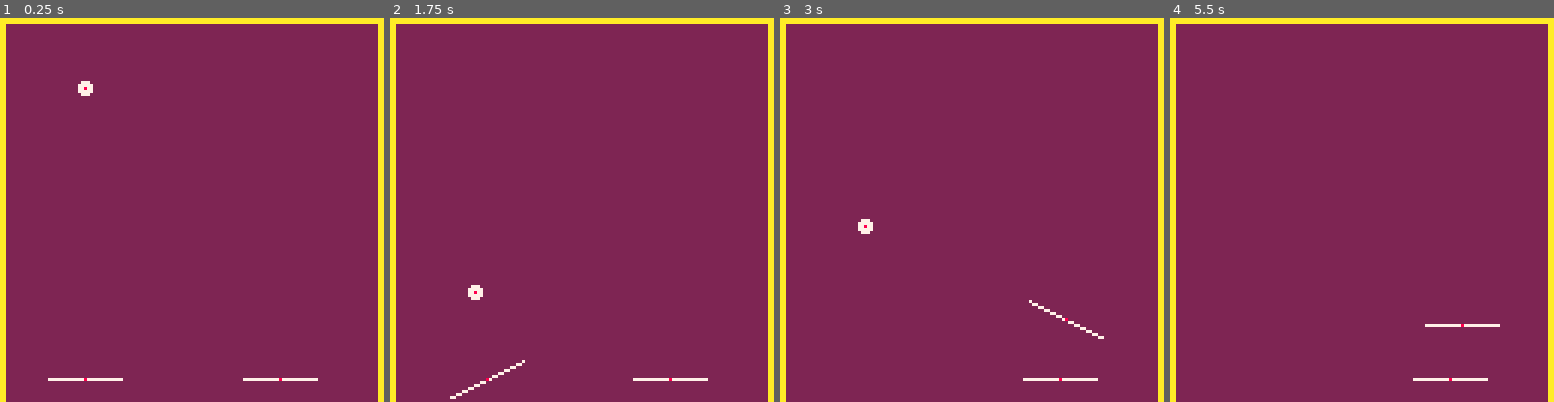
Above: before the commit, frames 1-4 (left to right).
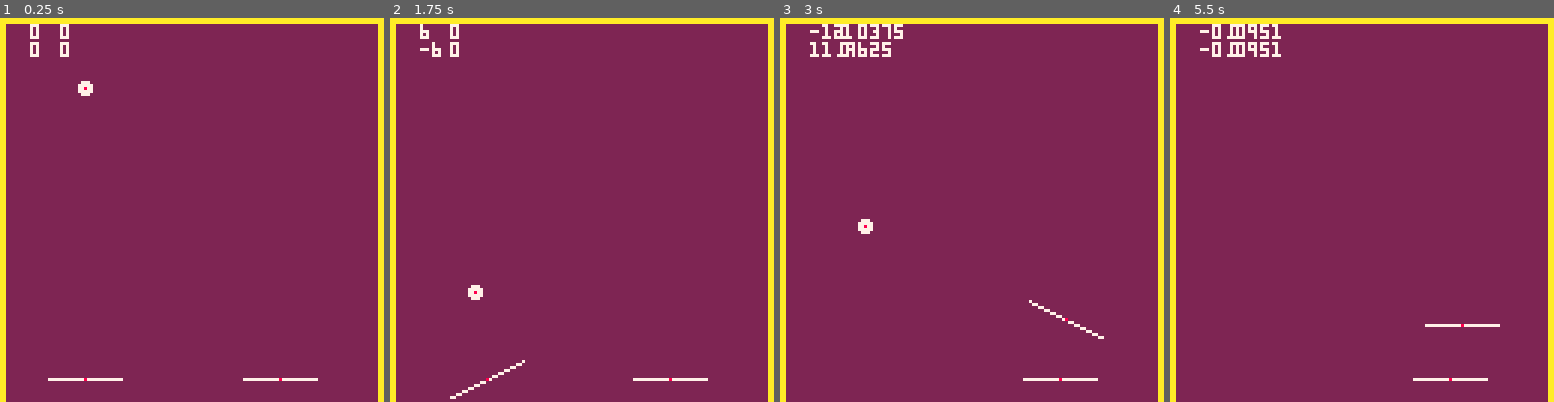
Above: after the commit, the same moments.

Repository: pixelrip/breakout
Game: PICO-8 cartridge breakout.p8
Two runs of this game, one before a commit and one after it. Both use one fixed random seed, a clock stepped at 60 frames per second and the inputs below.
Inputs:
- Up to frame 1 (0.25 s): no input
- Up to frame 2 (1.75 s): tap X (X key) at 0.33, 1.07 s; tap O (Z key) at 0.7, 1.7 s; hold Right from 1.6 s (still down)
- Up to frame 3 (3 s): tap X (X key) at 1.85, 2.97 s; release Right at 2.1 s; tap O (Z key) at 2.1, 2.5, 2.9 s; hold Up 2.15-2.42 s; hold Right from 2.47 s (still down)
- Up to frame 4 (5.5 s): release Right at 3.03 s; hold Left 3.08-3.58 s; tap O (Z key) every 0.4 s from 3.3 to 5.3 s; hold Down 3.63-3.97 s; hold Right 4.02-4.68 s; tap X (X key) at 4.08, 5.2 s; hold Up 4.73-5.03 s; hold Left from 5.08 s (still down)

The runs differ from the first frame. In frame 1, 0.3% of the frame differs, in the area x 7-18%, y 1-11%; in frame 2, 0.3%; in frame 3, 0.8%, in the area x 7-33%, y 1-11%; in frame 4, 0.8%.

Commit message:
input manager

Diff:
--- a/breakout.p8
+++ b/breakout.p8
@@ -7,6 +7,9 @@
 -- Helpers
 #include src/utilities.lua
 #include src/world.lua
+
+-- Input manager
+#include src/input.lua
 
 -- Entities
 #include src/entities/base/base.lua
--- a/src/entities/player.lua
+++ b/src/entities/player.lua
@@ -62,6 +62,9 @@
 function Player:draw()
     line(self.x1, self.y1, self.x2, self.y2, self.color)
     pset(self.x, self.y, 8)
+
+    print(self.vy1, 10 * (self.idx + 1), 2, 7)
+    print(self.vy2, 10 * (self.idx + 1), 8, 7)
 end
 
 
@@ -96,13 +99,12 @@
 end
 
 function Player:_controller_inputs()
-    local idx = self.idx
-    local up = btn(2, idx)
-    local down = btn(3, idx)
-    local left = btn(0, idx)
-    local right = btn(1, idx)
-    local o = btn(4, idx)
-    local x = btn(5, idx)
+    local up = input:onhold(2, self)
+    local down = input:onhold(3, self)
+    local left = input:onhold(0, self)
+    local right = input:onhold(1, self)
+    local o = input:onhold(4, self)
+    local x = input:onhold(5, self)
 
     -- Joystick movement
     if left then self.vx -= self.acceleration end
--- /dev/null
+++ b/src/input.lua
@@ -0,0 +1,45 @@
+input = {
+    current = {},
+    previous = {},
+}
+
+-- "Public" methods
+function input:init()
+    for p in all(world.players) do
+        local n = p.idx + 1
+        self.current[n] = {}
+        self.previous[n] = {}
+
+        for b = 0, 5 do
+            self.current[n][b] = false
+            self.previous[n][b] = false
+        end
+    end
+end
+
+function input:update()
+    for p in all(world.players) do
+        local n = p.idx + 1
+
+        for b = 0, 5 do
+            -- Store previous state
+            self.previous[n][b] = self.current[n][b]
+            self.current[n][b] = btn(b, p.idx)
+        end
+    end
+end
+
+function input:onpress(b, player)
+    local n = player.idx + 1
+    return not self.previous[n][b] and self.current[n][b]
+end
+
+function input:onhold(b, player)
+    local n = player.idx + 1
+    return self.current[n][b]
+end
+
+function input:onrelease(b, player)
+    local n = player.idx + 1
+    return self.previous[n][b] and not self.current[n][b]
+end
--- a/src/main.lua
+++ b/src/main.lua
@@ -45,9 +45,13 @@
     world:add(p1, "player")
     world:add(p2, "player")
     world:add(ball, "ball")
+
+    -- Input manager
+    input:init()
 end
 
 function _update()
+    input:update()
     world:update()
 end
 
